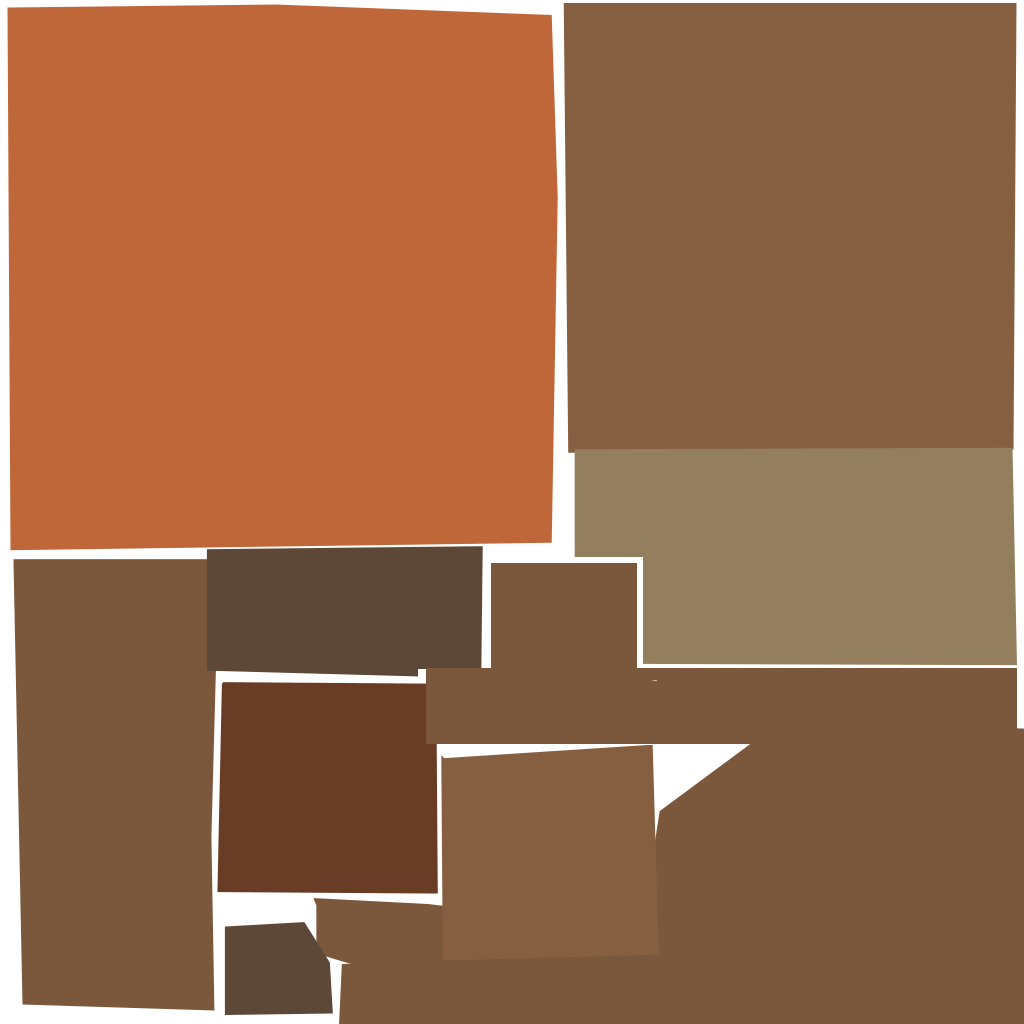
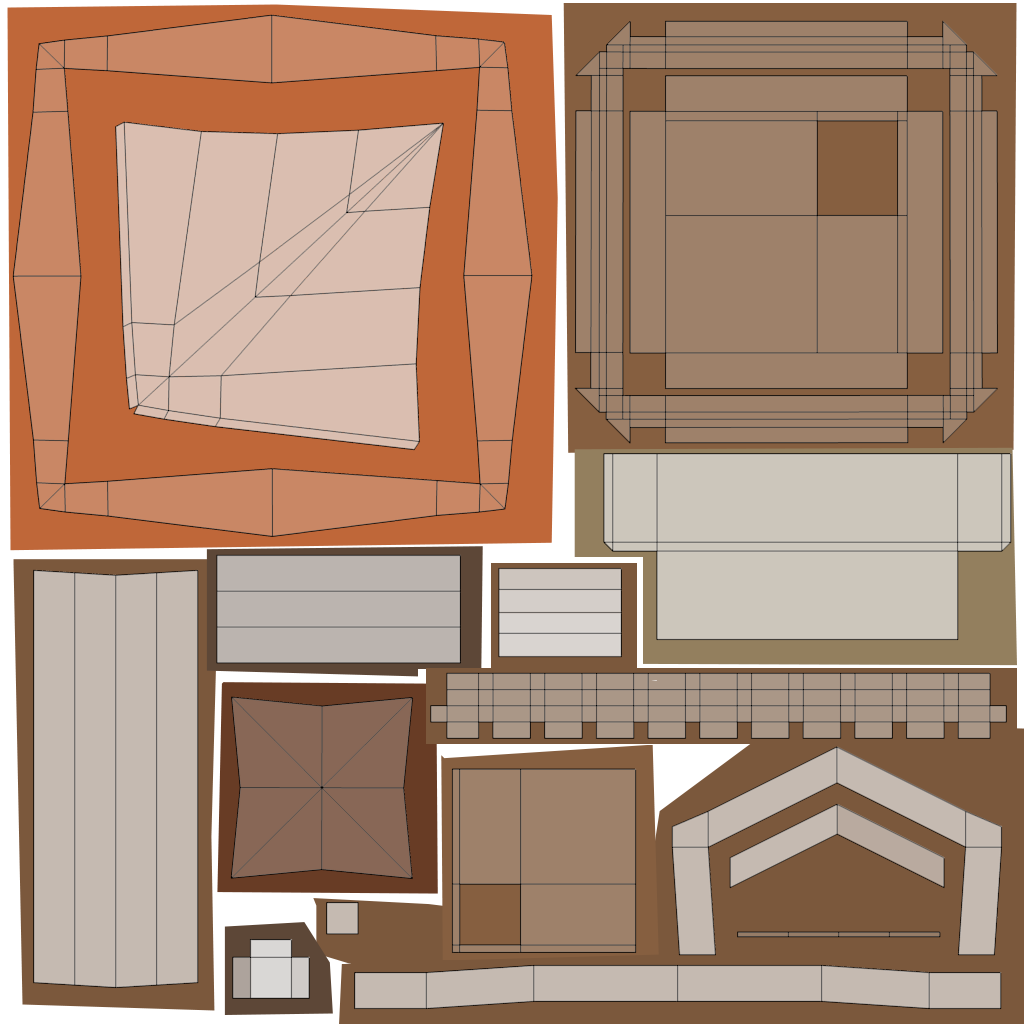
Two versions of the same layered image (1024 × 1024). Layer-by-layer changes:
showed "Слой 0" over [12, 14, 1012, 1010]
